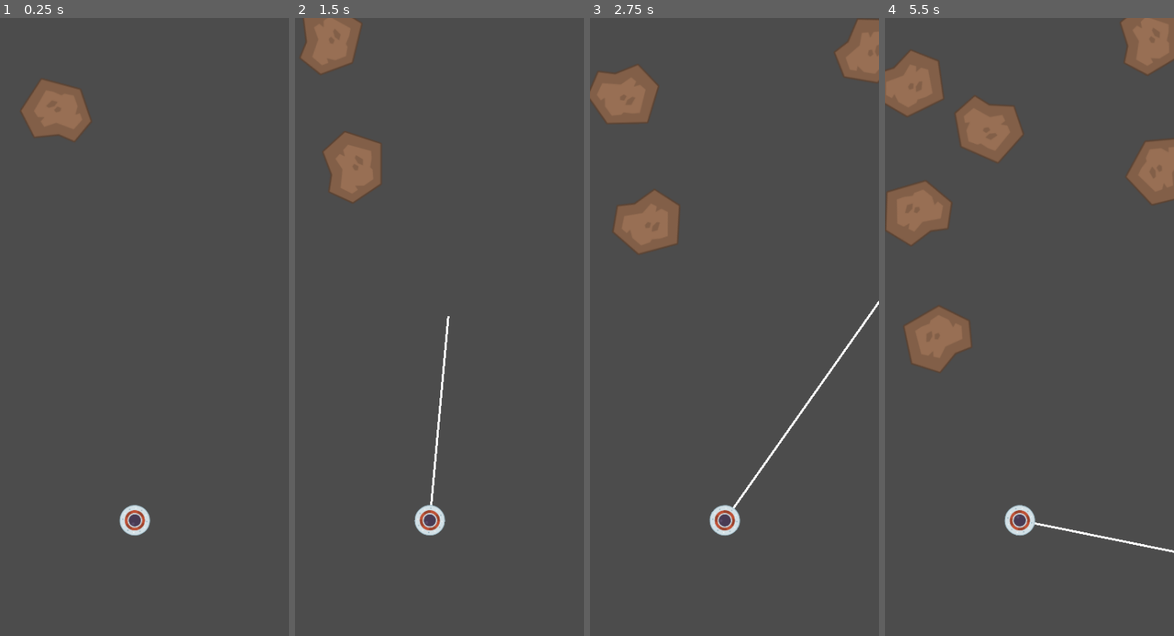
Above: before the commit, frames 1-4 (left to right).
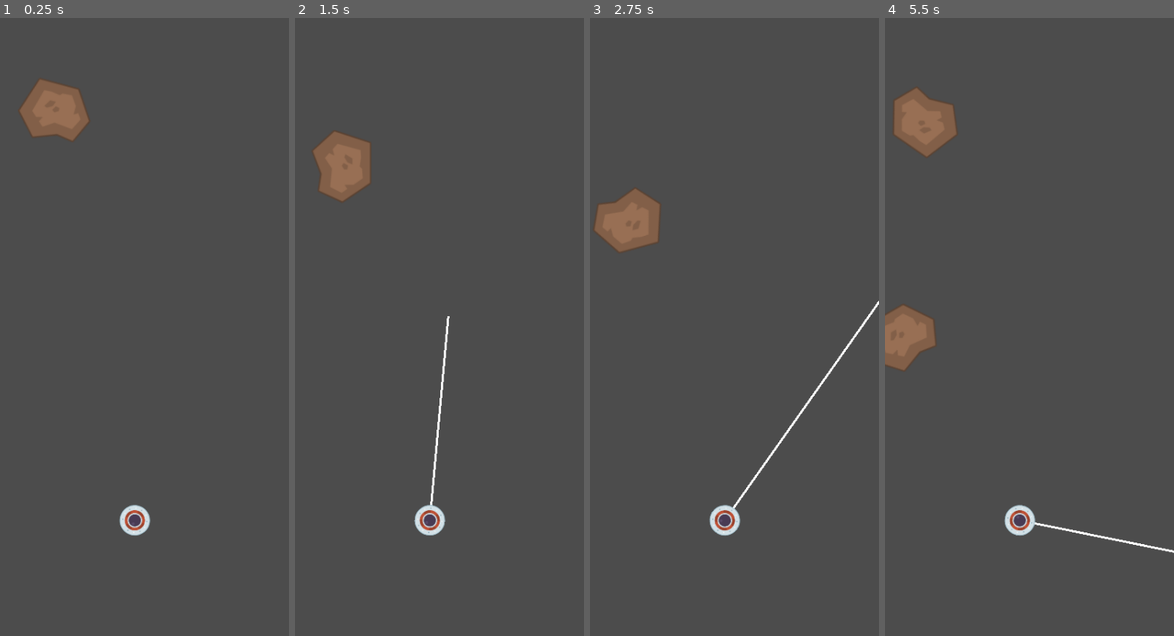
Above: after the commit, the same moments.

Repository: brendankhoury/To-the-moon-and-hack
Game: Godot game, scene res://Src/Main.tscn
Two runs of this game, one before a commit and one after it. Both use one fixed random seed, a clock stepped at 60 frames per second and the inputs below.
Inputs:
- Up to frame 1 (0.25 s): no input
- Up to frame 2 (1.5 s): tap Space (tap) at 0.6, 1.35 s
- Up to frame 3 (2.75 s): tap Space (tap) at 2.1 s
- Up to frame 4 (5.5 s): tap Space (tap) every 0.75 s from 2.85 to 5.1 s

The runs differ from the first frame. In frame 1, 0.1% of the frame differs, in the area x 6-32%, y 10-20%; in frame 2, 2.3%; in frame 3, 4.1%; in frame 4, 10%, in the area x 0-100%, y 0-58%.

Commit message:
Asteroids fall on angles

Diff:
--- a/Src/Actors/Asteroid.gd
+++ b/Src/Actors/Asteroid.gd
@@ -2,11 +2,17 @@
 
 export var rotation_speed := deg2rad(1)
 export var move_speed := 1;
+export var max_angle := deg2rad(15)
+
+var angle := deg2rad(90)
+var vector := Vector2.DOWN
 
 # Called when the node enters the scene tree for the first time.
 func _ready():
-	pass
+	angle += rand_range(-max_angle, max_angle)
+	vector = Vector2(cos(angle), sin(angle))
 
 func _physics_process(delta: float) -> void:
-	move_and_collide(Vector2.DOWN)
+
+	move_and_collide(vector)
 	rotate(rotation_speed)
--- a/Src/Main.tscn
+++ b/Src/Main.tscn
@@ -29,5 +29,6 @@
 rotation = -7.75955e-06
 
 [node name="AsteroidSpawnTimer" type="Timer" parent="."]
+wait_time = 3.134
 autostart = true
 [connection signal="timeout" from="AsteroidSpawnTimer" to="." method="_on_AsteroidSpawnTimer_timeout"]
